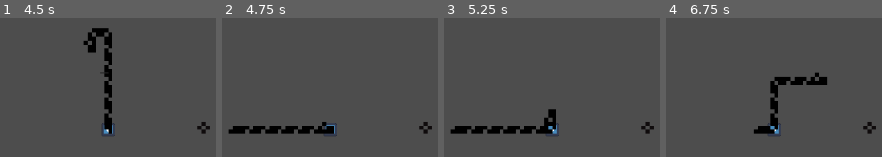
Above: before the commit, frames 1-4 (left to right).
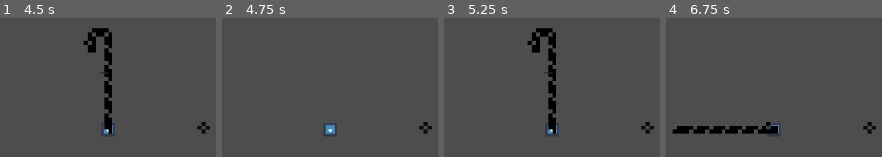
Above: after the commit, the same moments.

Repository: Vexcenot/SnakeRemastered
Game: Godot game, scene res://scenes scripts/main.tscn
Same seed, same stepped clock (60 frames per second), same inputs: the game is played once before the commit and once after it. The engine's default icon, where the game draws it, is replaced by a stand-in: a white triangle on a blue panel in a dark square.
Inputs:
- Up to frame 1 (4.5 s): tap Enter at 0.5 s; hold Space (action) 0.53-1.28 s; hold Up (ui_up) 0.53-2.03 s; tap Shift (action2) at 1.35 s; hold Alt (action3) 2.03-2.78 s; hold Left (ui_left) 2.03-3.53 s; tap Space (action) at 2.85 s; hold Down (ui_down) 3.53-4.28 s; hold Shift (action2) 3.53-4.28 s; hold Right (ui_right) from 4.28 s (still down); tap Alt (action3) at 4.35 s
- Up to frame 2 (4.75 s): keep holding Right (ui_right)
- Up to frame 3 (5.25 s): release Right (ui_right) at 5.03 s; hold Up (ui_up) from 5.03 s (still down); hold Space (action) from 5.03 s (still down)
- Up to frame 4 (6.75 s): release Up (ui_up) at 5.78 s; release Space (action) at 5.78 s; hold Right (ui_right) from 5.78 s (still down); tap Shift (action2) at 5.85 s; hold Alt (action3) from 6.53 s (still down)

Frame 1 is identical in both runs. In frame 2, 2.4% of the frame differs, in the area x 2-52%, y 74-84%; in frame 3, 5.2%, in the area x 2-52%, y 7-84%; in frame 4, 4.3%.

Commit message:
added lose animation

Diff:
--- a/scenes scripts/global.gd
+++ b/scenes scripts/global.gd
@@ -5,6 +5,7 @@
 var currentDirection : String = "where the player is currently facing"
 var reversing : bool = false
 var moveStart : bool = false
+var seeable : bool = true
 signal tick
 signal reverse
 
@@ -23,3 +24,12 @@
 		reverse.emit()
 	if event.is_action_released("action2"):
 		reversing = false
+
+func hurt():
+	for i in range(3):
+		seeable = !seeable
+		await get_tree().create_timer(0.3).timeout
+		seeable = !seeable
+		await get_tree().create_timer(0.3).timeout
+
+	get_tree().reload_current_scene()
--- a/scenes scripts/player.gd
+++ b/scenes scripts/player.gd
@@ -47,6 +47,7 @@
 		$headSprite.frame = 5
 	else:
 		$headSprite.frame = 2
+	visible = Global.seeable
 
 #spawns tail on game start
 #FIX THIS
@@ -72,7 +73,6 @@
 	spawnTail()
 
 	updateTail()
-	print(tailSegments)
 
 	#print("tur ", turnHistory)
 	#print("dir ", directionHistory)
@@ -268,10 +268,12 @@
 				$headSprite.flip_v = false
 				limitDir = limitHor
 
-
+var seeable : bool = false
 #snake killer
 func hurt():
-	get_tree().reload_current_scene()
+	direction = stop
+	Global.hurt()
+
 
 
 #checks surrounding for collisions`
--- a/scenes scripts/tail.gd
+++ b/scenes scripts/tail.gd
@@ -8,8 +8,8 @@
 var turning : bool = false
 var full : bool = false #make this true if cant update upon spawn on player script
 
-#func _process(delta: float) -> void:
-	#print(global_position)
+func _process(delta: float) -> void:
+	visible = Global.seeable
 
 func _ready() -> void:
 	Global.tick.connect(update)
